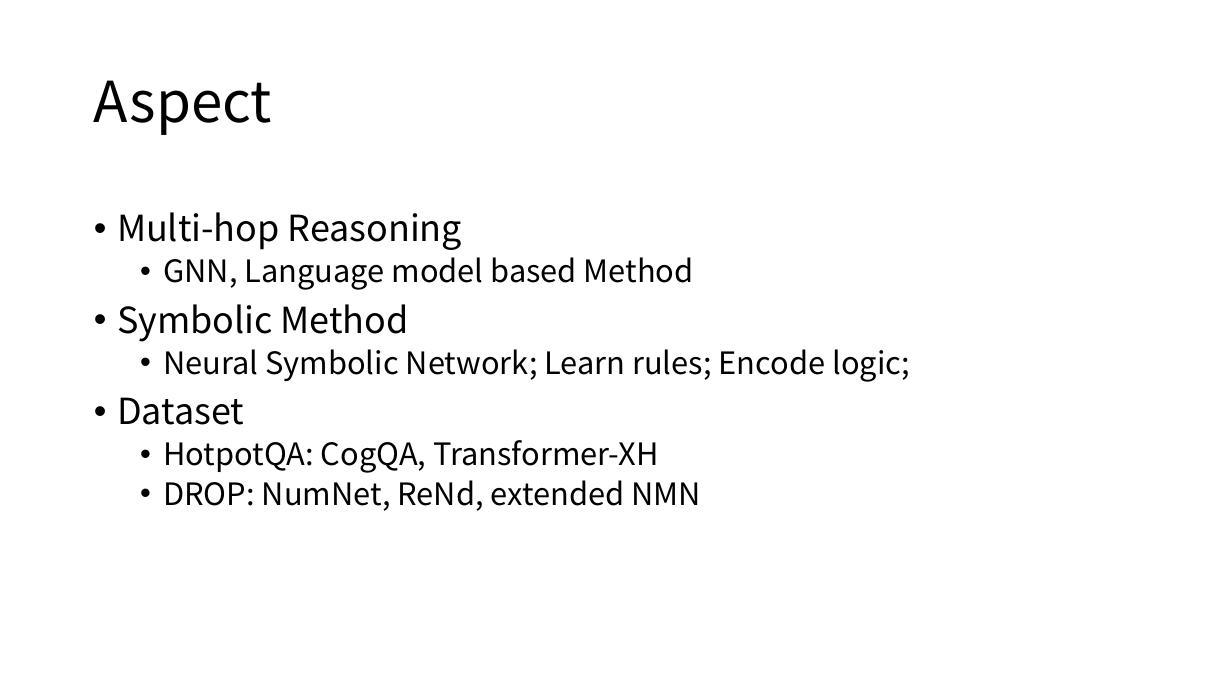
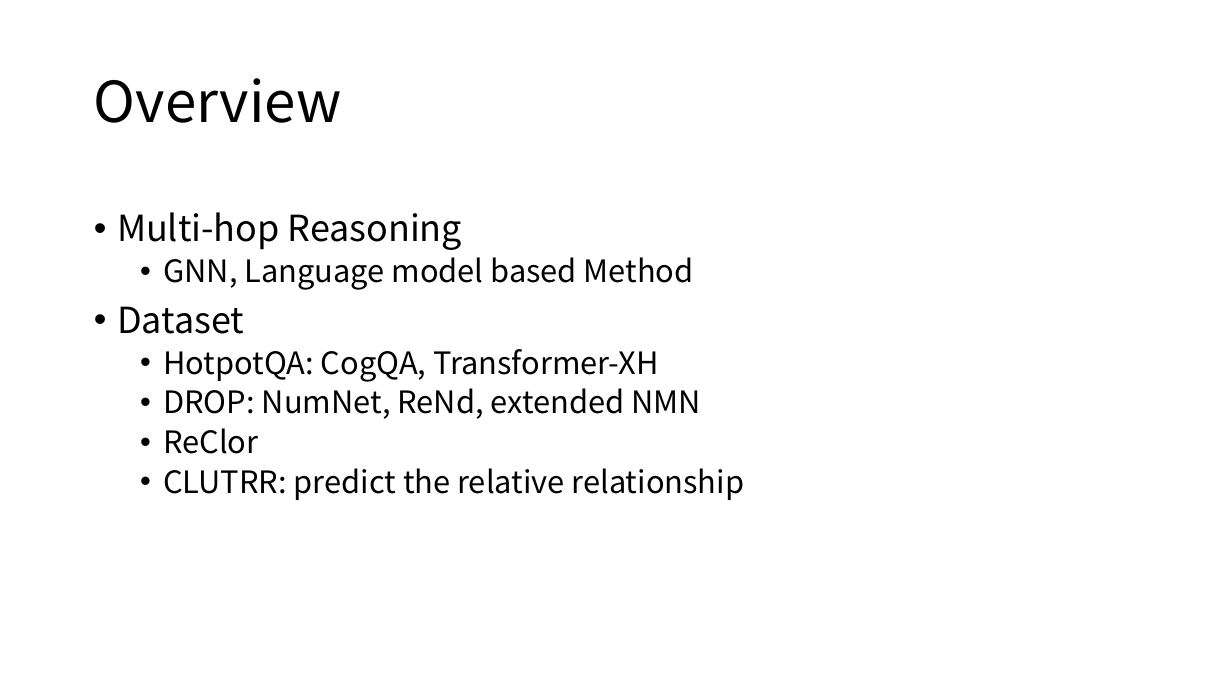
Before and after one commit to JamesHujy/TRPapers, a slide deck: slide 2 of slides/Survey_week1_hujinyi.pptx. Drawn at 1232x693 pixels with LibreOffice and Linux fonts; fonts in the diff are those of the drawing. Boxes give left, top, right and bottom in pixels: in the first picture for what was removed or moved away, otherwise in the second. Text is boxed around its words. In the diff, an @@ line names an element or a change of style, - is before the commit and + after.

```diff
--- a/slides/Survey_week1_hujinyi.pptx
+++ b/slides/Survey_week1_hujinyi.pptx
@@ title at (94,78,342,123): text changed @@
-Aspect
+Overview
@@ text at (117,304,910,382): paragraphs removed @@
-• Symbolic Method
-  • Neural Symbolic Network; Learn rules; Encode logic;
@@ text at (163,428,745,500): paragraphs added @@
+  • ReClor
+  • CLUTRR: predict the relative relationship
```
Also in this commit, not shown: 5 other slides changed, 7 slides added, 3 slides removed.
